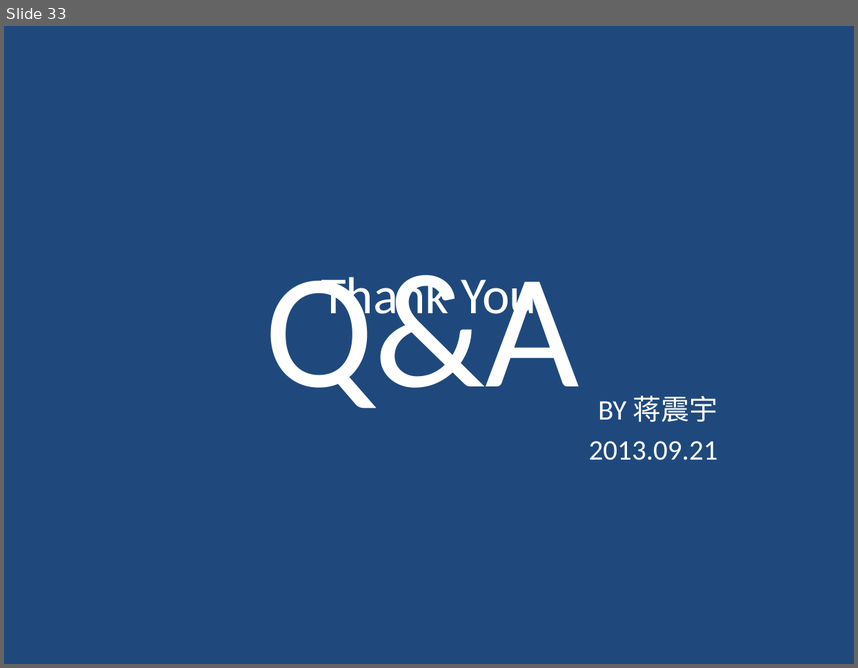
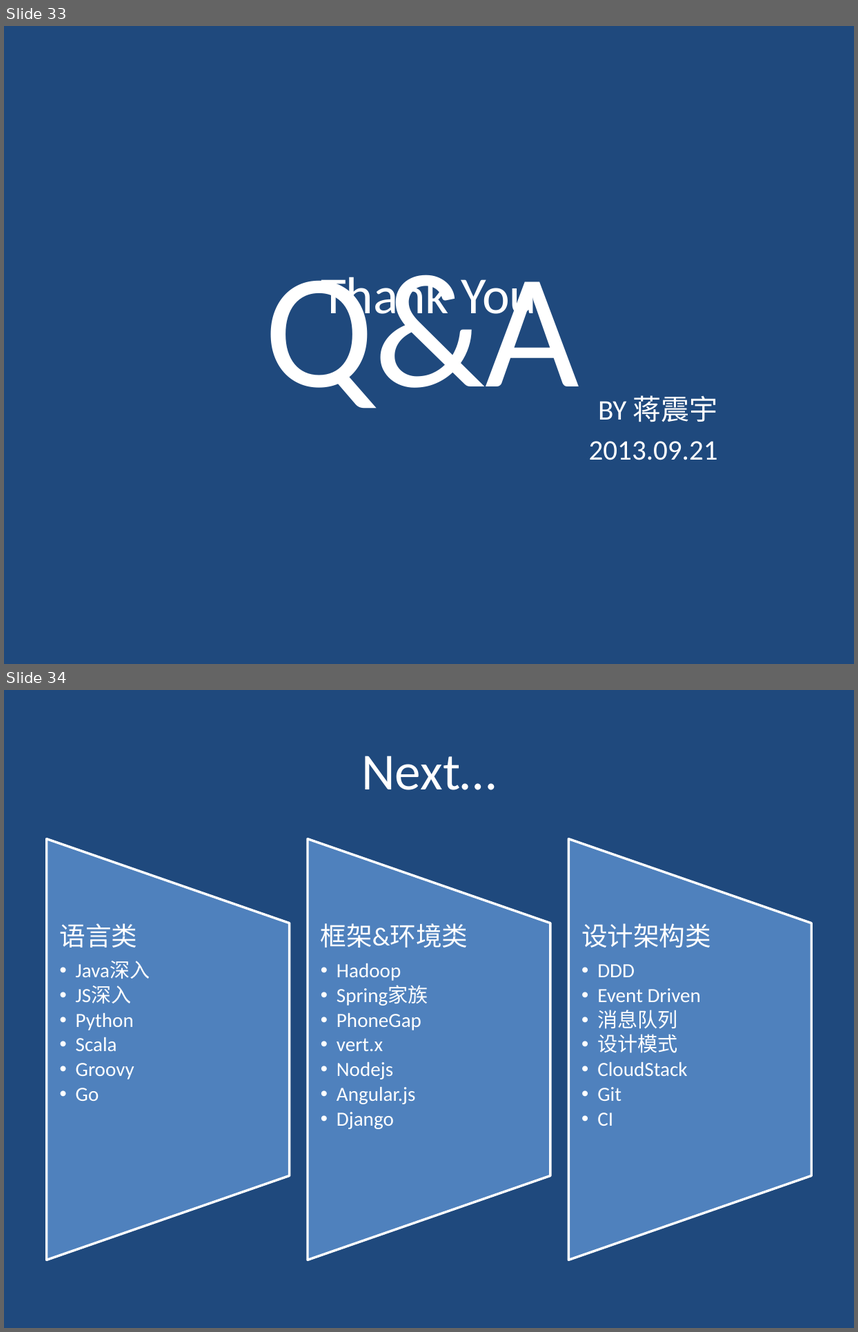
Before and after one commit to gudaoxuri/OpenTrains, a slide deck: Full-Text_Search/PPT/全文检索入门与实践.pptx. Shown one above the other, each under a label of ours: slide 33 before the commit, slides 33 and 34 after it. The pictures are 858x668 and 858x1332 pixels, drawn with LibreOffice and Linux fonts; fonts in the diff are those of the drawing. Boxes give left, top, right and bottom in pixels: in the first picture for what was removed or moved away, otherwise in the second. Text is boxed around its words. In the diff, an @@ line names an element or a change of style, - is before the commit and + after.

```diff
--- a/Full-Text_Search/PPT/全文检索入门与实践.pptx
+++ b/Full-Text_Search/PPT/全文检索入门与实践.pptx
@@ slide 34 added at [4, 690, 854, 1328], background #1F497D @@
@@ title added at [361, 756, 496, 790], 44 pt, text #FFFFFF @@
+Next…
@@ group added at [46, 839, 812, 1260]: 3 flow chart manual operations, 3 texts @@
+语言类
+  •• Java深入
+  •• JS深入
+  •• Python
+  •• Scala
+  •• Groovy
+  •• Go
+框架&环境类
+  •• Hadoop
+  •• Spring家族
+  •• PhoneGap
+  •• vert.x
+  •• Nodejs
+  •• Angular.js
+  •• Django
+设计架构类
+  •• DDD
+  •• Event Driven
+  •• 消息队列
+  •• 设计模式
+  •• CloudStack
+  •• Git
+  •• CI
```
Also in this commit, not shown: 6 slides changed.
